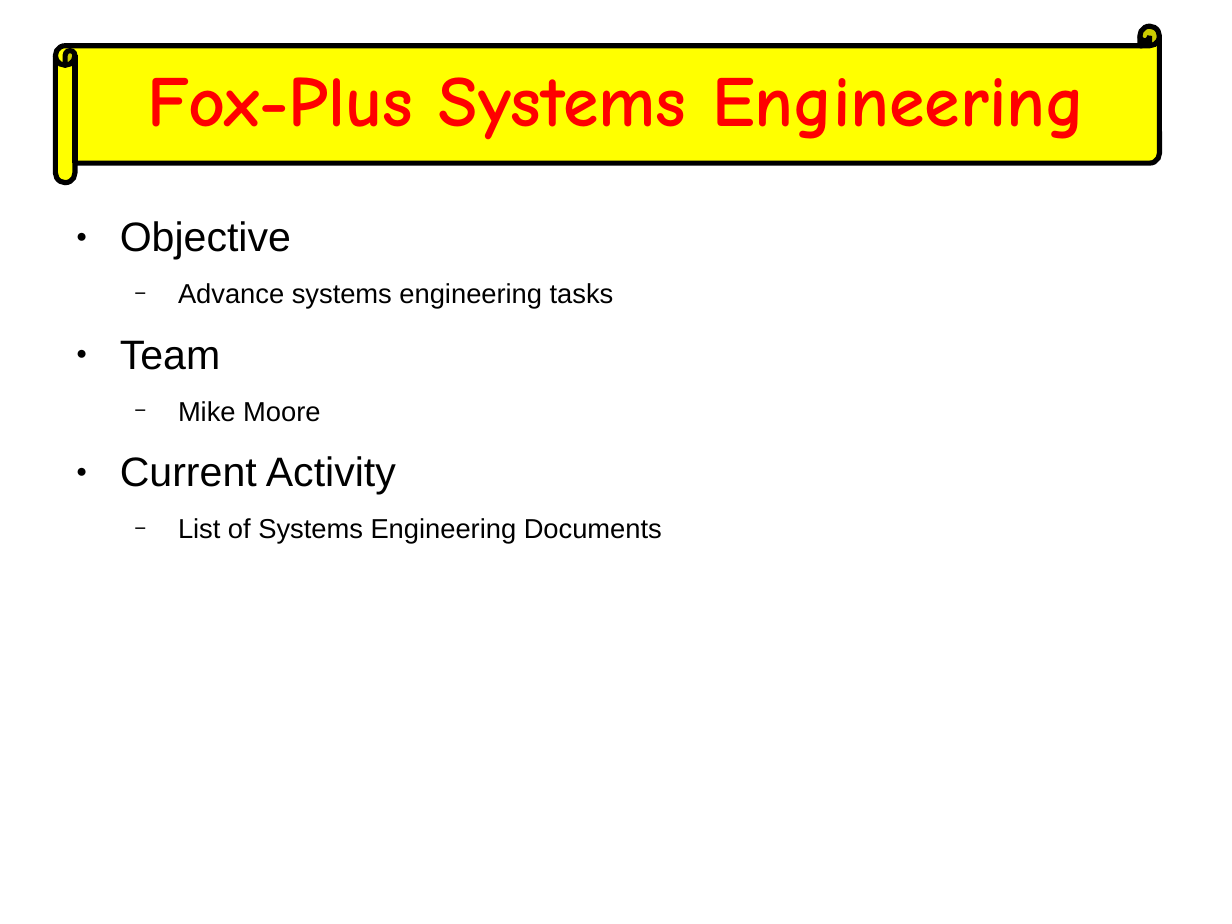
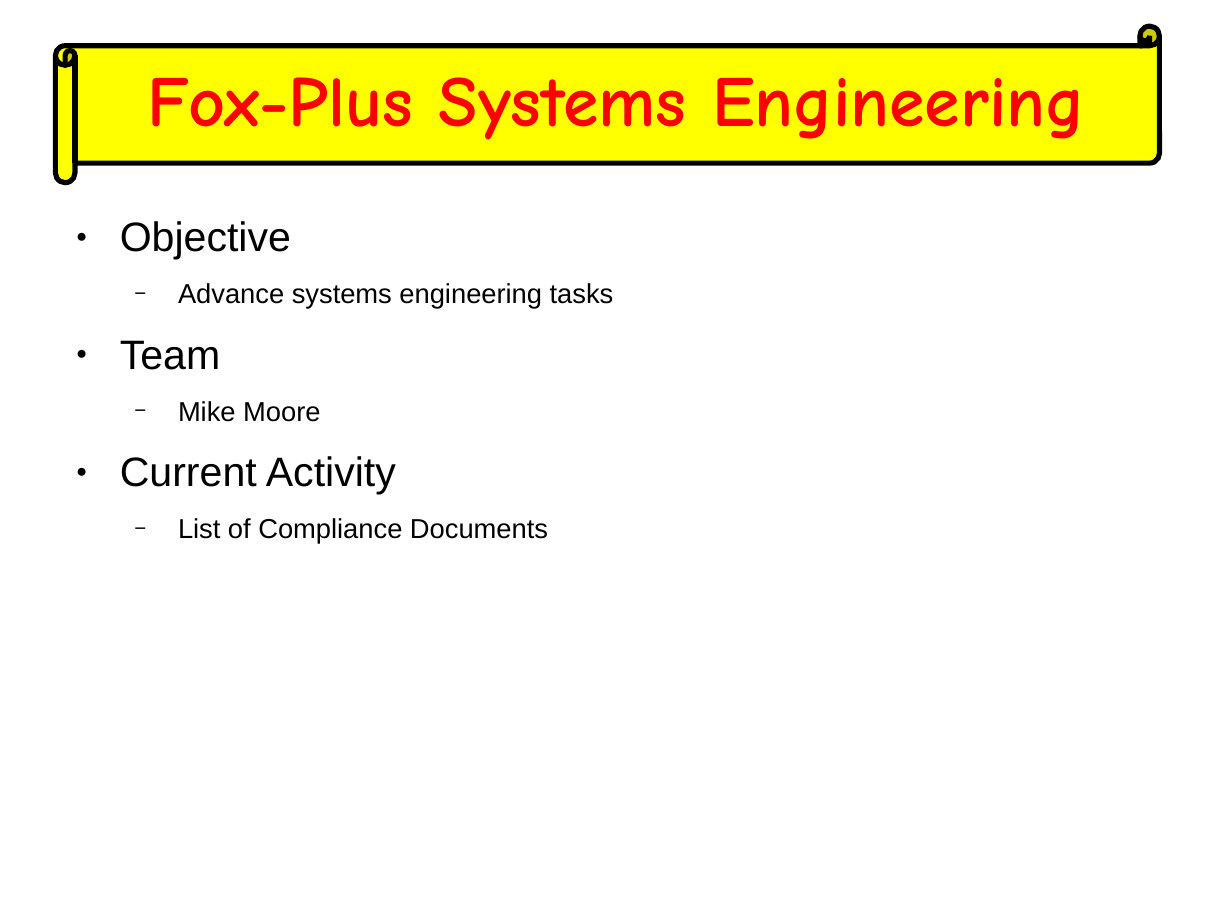
Before and after one commit to AMSAT-NA/fox-plus, a slide deck: slide 5 of weekly_engineering_meetings/2023-03-22/ASCENT-FOX+ Slide.odp. Drawn at 1232x924 pixels with LibreOffice and Linux fonts; fonts in the diff are those of the drawing. Boxes give left, top, right and bottom in pixels: in the first picture for what was removed or moved away, otherwise in the second. Text is boxed around its words. In the diff, an @@ line names an element or a change of style, - is before the commit and + after.

Commit message:
Update weekly engineering files

```diff
--- a/weekly_engineering_meetings/2023-03-22/ASCENT-FOX+ Slide.odp
+++ b/weekly_engineering_meetings/2023-03-22/ASCENT-FOX+ Slide.odp
@@ text at [178, 518, 548, 544]: text changed @@
-  − List of Systems Engineering Documents
+  − List of Compliance Documents
```
Also in this commit, not shown: 4 other slides changed, 2 slides added, 2 slides removed, 3 other files.
